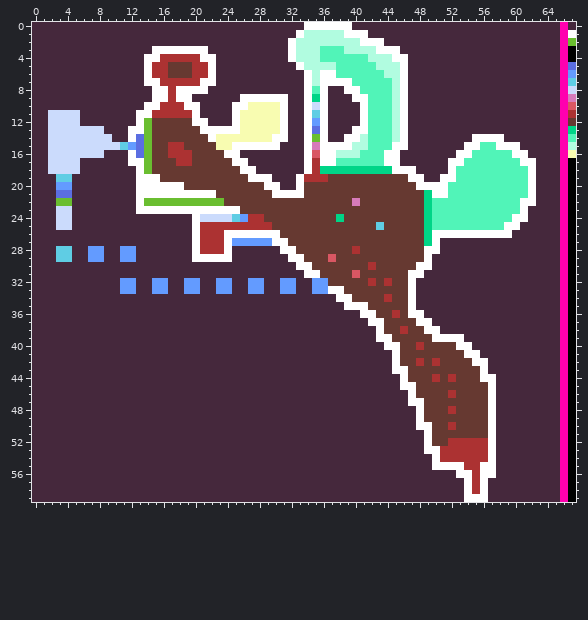
Sprite sheet: bin/programs/data/bitmaps/temple_of_water.png. Above is the file before it was changed.
The file is 68x60 pixels.
After:
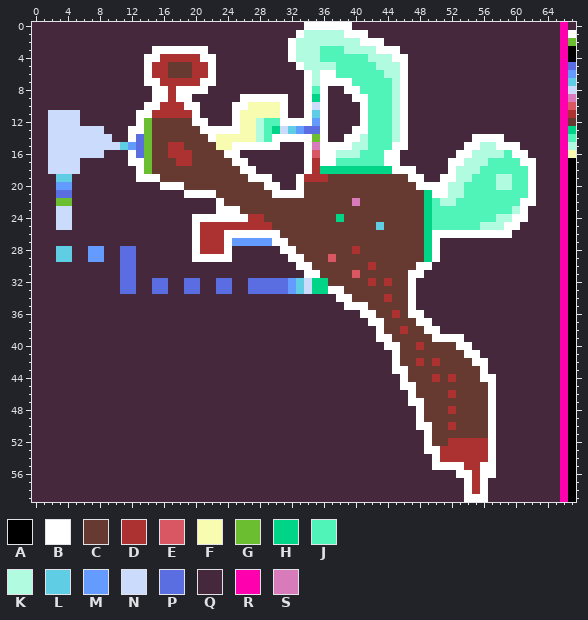
Palette (. is transparent): A #000000  B #ffffff  C #663931  D #ac3232  E #d95763  F #f8fcb1  G #6abe30  H #00d587  J #51f4b8  K #b1fce0  L #5fcde4  M #639bff  N #cbdbfc  P #5b6ee1  Q #45283c  R #ff00af  S #d77bba
The exact change:
Colour B replaces colour G in row 22 at x 23.
Colour B replaces colour L in row 24 at x 25.
Colour B replaces colour M in row 24 at x 26.
Colour B replaces colour N in row 24 at x 21 to 24.
Colour B replaces colour Q in row 12 at x 32 to 33; in row 14 at x 32 to 33; in row 29 at x 50.
Colour H replaces colour B in rows 28 to 29 at x 49.
Colour H replaces colour F in row 13 at x 30.
Colour H replaces colour M in rows 32 to 33 at x 35 to 36.
Colour J replaces colour F in row 12 at x 29 to 30; in rows 13 to 14 at x 29.
Colour K replaces colour F in rows 12 to 14 at x 28.
Colour K replaces colour J in row 15 at x 56 to 57; in row 16 at x 55 to 58; in row 17 at x 54 to 56; in row 18 at x 53 to 55; in row 19 at x 53 to 54 and 58 to 59; in row 20 at x 52 to 53 and 58 to 59.
Colour K replaces colour J in row 21 at x 52 to 53; in row 22 at x 51 to 52; in row 23 at x 60; in row 24 at x 58 to 59; in row 25 at x 56 to 58.
Colour L replaces colour Q in row 13 at x 32; in rows 32 to 33 at x 33.
Colour M replaces colour Q in row 13 at x 33.
Colour N replaces colour B in row 13 at x 31.
Colour N replaces colour Q in rows 32 to 33 at x 34.
Colour P replaces colour B in row 13 at x 34.
Colour P replaces colour M in rows 28 to 29 at x 11 to 12; in rows 32 to 33 at x 11 to 12, 15 to 16, 19 to 20, 23 to 24, 27 to 28 and 31.
Colour P replaces colour Q in rows 30 to 31 at x 11 to 12; in rows 32 to 33 at x 29 to 30.
Colour Q replaces colour B in row 20 at x 13 to 15; in row 21 at x 13 to 18; in row 22 at x 13; in row 23 at x 13 to 22.
Colour Q replaces colour G in row 22 at x 14 to 22.
Boxes around the changes in both pictures, in picture pixels (x1, y1, x2, y2):
changed: (256, 118, 312, 142)
changed: (440, 142, 520, 230)
changed: (136, 182, 248, 222)
changed: (120, 246, 328, 294)
changed: (424, 246, 440, 262)
